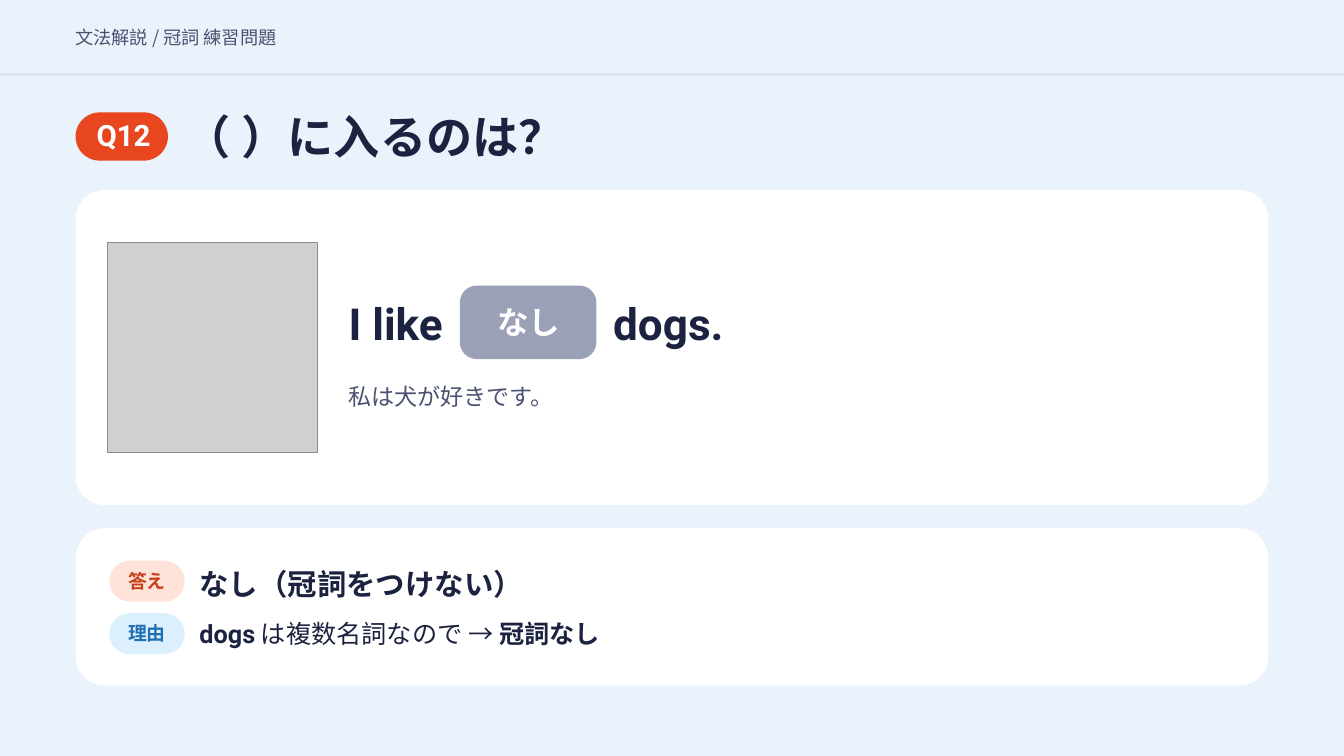
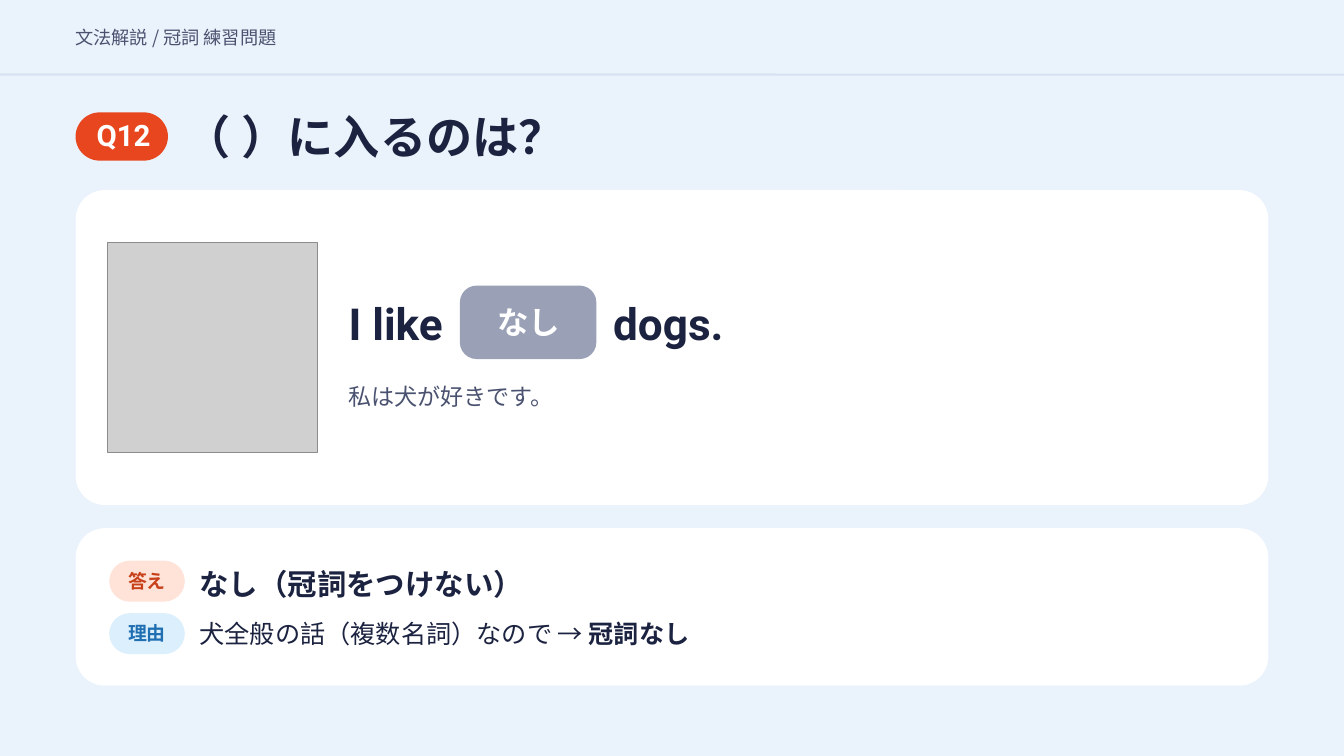
Before and after one commit to hinakajisaki-dev/hina-english, a slide deck: slide 30 of matome/articles-4/articles-4-slides.pptx. Drawn at 1344x756 pixels with LibreOffice and Linux fonts; fonts in the diff are those of the drawing; grey boxes stand for pictures. Boxes give left, top, right and bottom in pixels: in the first picture for what was removed or moved away, otherwise in the second. Text is boxed around its words. In the diff, an @@ line names an element or a change of style, - is before the commit and + after.

```diff
--- a/matome/articles-4/articles-4-slides.pptx
+++ b/matome/articles-4/articles-4-slides.pptx
@@ text at box(199, 621, 690, 646): text changed @@
-dogs は複数名詞なので → 冠詞なし
+犬全般の話（複数名詞）なので → 冠詞なし
```
Also in this commit, not shown: 2 other slides changed, 24 other files.
